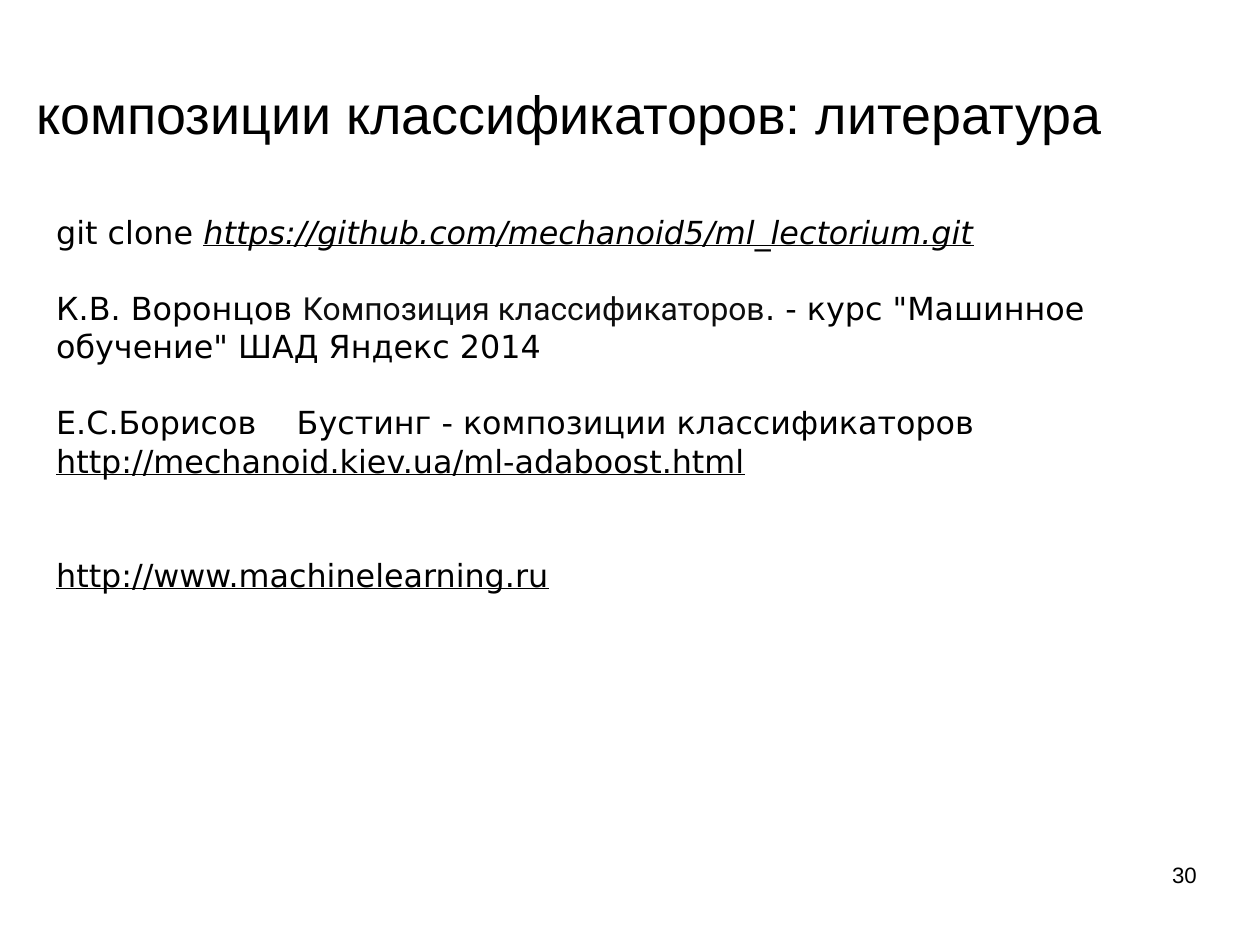
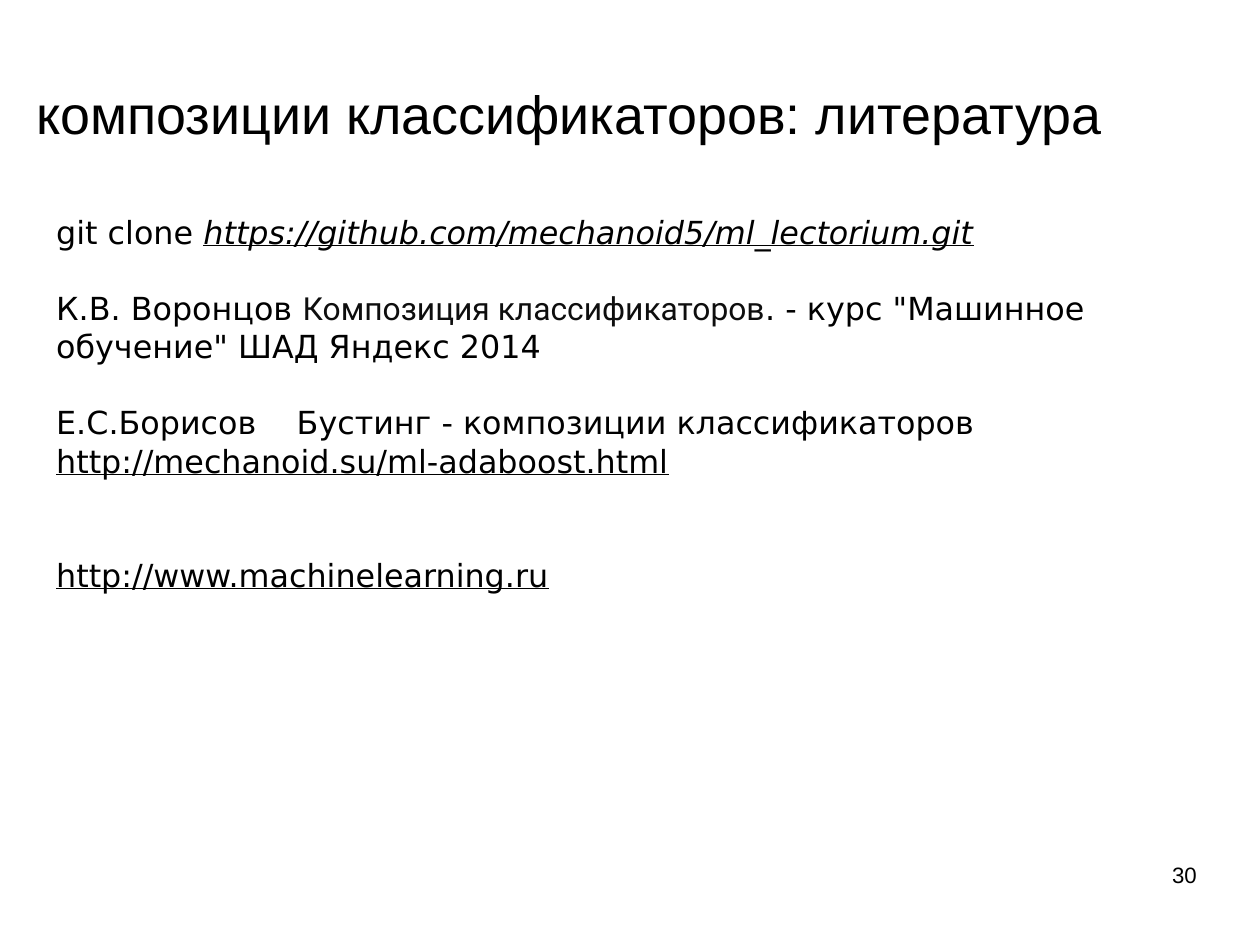
Before and after one commit to mechanoid5/ml_lectorium_legacy, a slide deck: slide 30 of 15-boost.odp. Drawn at 1260x945 pixels with LibreOffice and Linux fonts; fonts in the diff are those of the drawing; background and template pictures are left out. Boxes give left, top, right and bottom in pixels: in the first picture for what was removed or moved away, otherwise in the second. Text is boxed around its words. In the diff, an @@ line names an element or a change of style, - is before the commit and + after.

```diff
--- a/15-boost.odp
+++ b/15-boost.odp
@@ text at bbox=[56, 449, 668, 480]: text changed @@
-http://mechanoid.kiev.ua/ml-adaboost.html
+http://mechanoid.su/ml-adaboost.html
```
Also in this commit, not shown: 1 other file.
